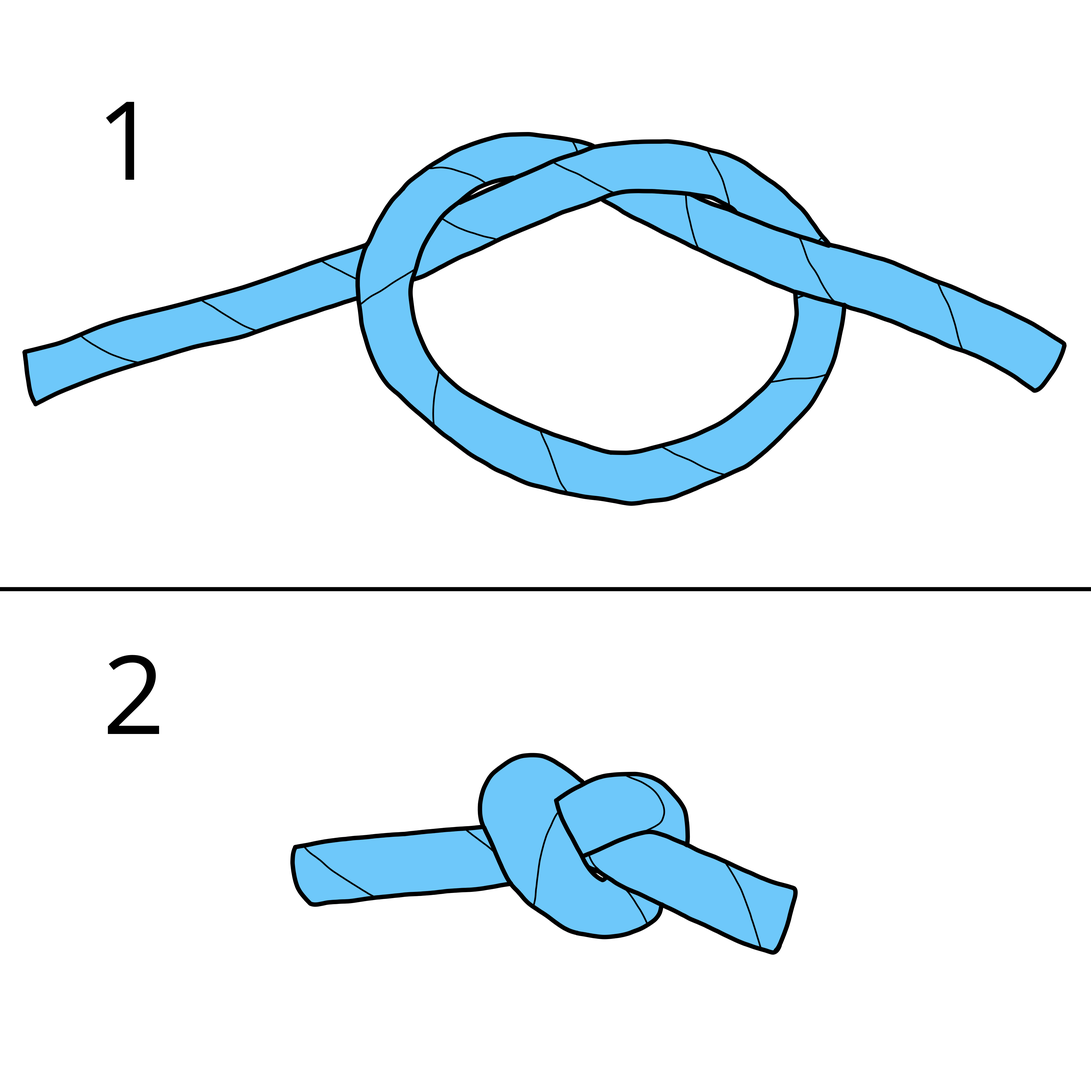
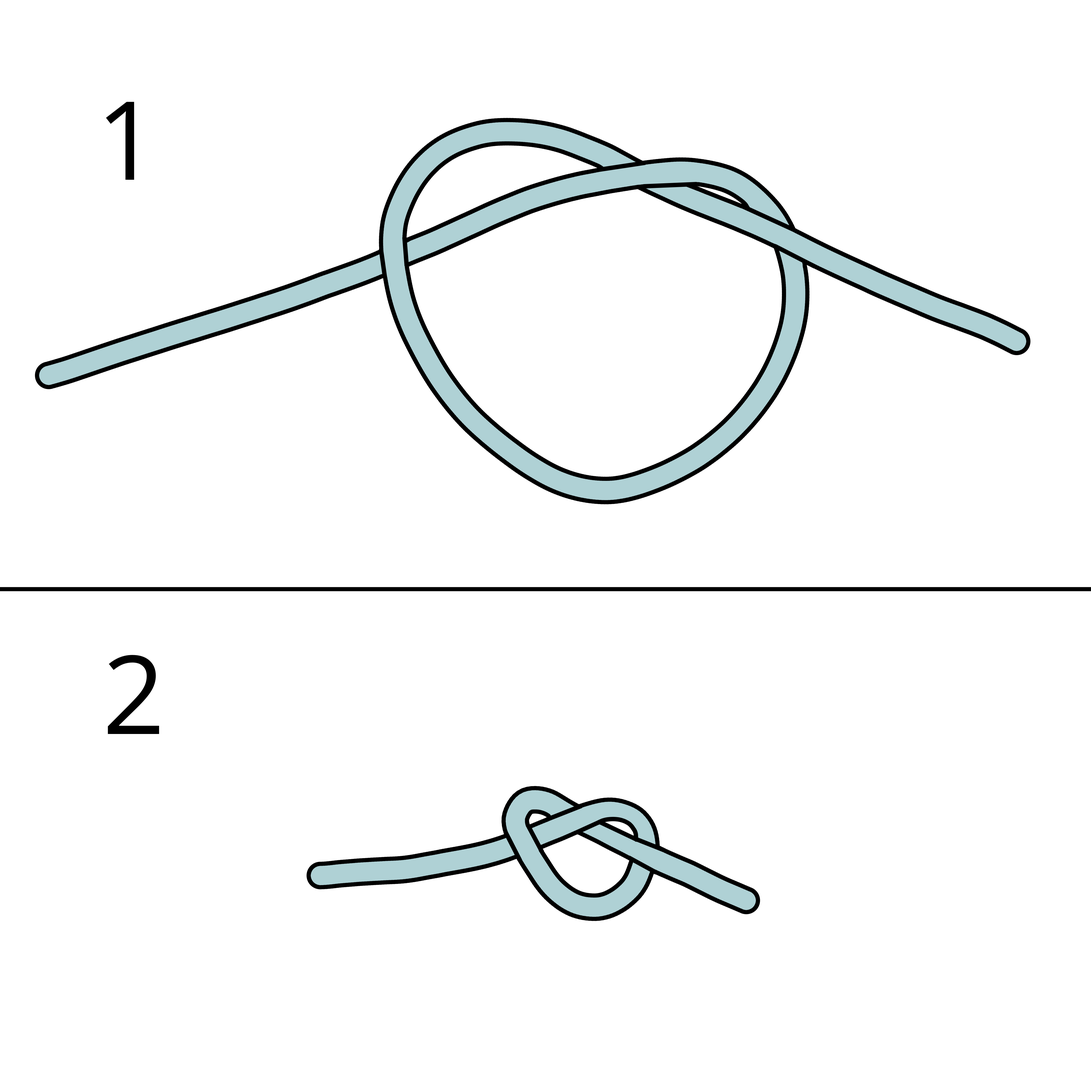
Layer changes from the first 1091 x 1091 image to the second:
removed layer "Stripes" (1st of 2, in "2") from group "2" over [left=296, top=753, right=769, bottom=954]
painted on "Line art" (1st of 2, in "2") over [left=290, top=753, right=799, bottom=956]
painted on "Color" (1st of 2, in "2") over [left=290, top=756, right=799, bottom=956]
removed layer "Stripes" (2nd of 2, in "1") from group "1" over [left=74, top=123, right=965, bottom=507]
painted on "Line art" (2nd of 2, in "1") over [left=22, top=117, right=1068, bottom=507]
painted on "Color" (2nd of 2, in "1") over [left=22, top=117, right=1068, bottom=507]
painted on "Background" over [left=22, top=117, right=1068, bottom=956]
